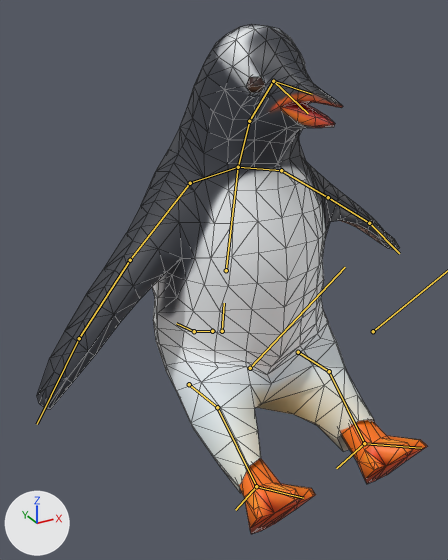
An edit to the glTF model assets/3D/Penguins/GentooPenguin/GentooPenguin.gltf, drawn before and after from the same camera.
Rendered twice from a 50 mm lens placed at (-0.473, -0.985, 0.935), pointed at (0.013, -0.103, 0.493). Arrows for +X, +Y and +Z are at lower left; the lights stay in place. Both versions are drawn at frame 10 of the action 'sway loop'; the numbers are the values there. The bones that bend it are drawn over the model as lines. Mesh edges are drawn as thin lines.

In view in the first picture: 'GentooPenguin'.
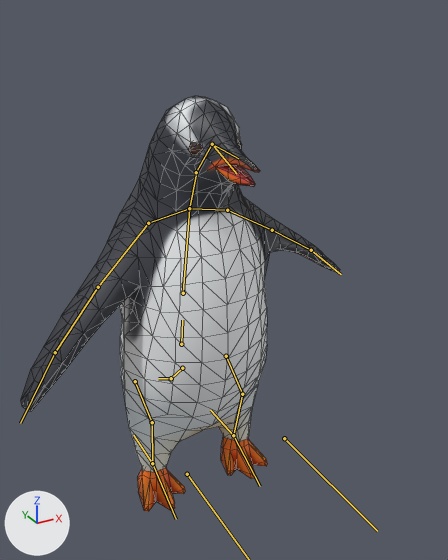
Patch to the scene script:
```diff
--- a/assets/3D/Penguins/GentooPenguin/GentooPenguin.gltf.py
+++ b/assets/3D/Penguins/GentooPenguin/GentooPenguin.gltf.py
@@ bone_lower_torso @@
 bone_lower_torso = bpy.data.objects['Armature'].pose.bones['Lower Torso']
-bone_lower_torso.location = (0.0, 0.134, 0.161)
+bone_lower_torso.location = (0.0, 0.0, 0.0)
@@ bone_left_upper_leg @@
 bone_left_upper_leg = bpy.data.objects['Armature'].pose.bones['Left Upper Leg']  # child of 'Lower Torso'
-bone_left_upper_leg.location = (0.001, 0.052, 0.074)
-bone_left_upper_leg.rotation_quaternion = (0.933, 0.359, 0.012, -0.015)  # degrees (42, 2, -1)
+bone_left_upper_leg.location = (0.0, 0.0, 0.0)
+bone_left_upper_leg.rotation_quaternion = (1.0, 0.0, 0.0, 0.0)  # degrees (0, 0, 0)
@@ bone_left_lower_leg @@
 bone_left_lower_leg = bpy.data.objects['Armature'].pose.bones['Left Lower Leg']  # child of 'Left Upper Leg'
-bone_left_lower_leg.rotation_quaternion = (0.975, 0.224, 0.0, 0.0)  # degrees (26, 0, 0)
+bone_left_lower_leg.rotation_quaternion = (1.0, 0.0, 0.0, 0.0)  # degrees (0, 0, 0)
@@ bone_left_foot @@
 bone_left_foot = bpy.data.objects['Armature'].pose.bones['Left Foot']  # child of 'Left Lower Leg'
-bone_left_foot.rotation_quaternion = (0.996, -0.093, 0.003, -0.007)  # degrees (-11, 0, -1)
+bone_left_foot.rotation_quaternion = (1.0, 0.0, 0.0, 0.0)  # degrees (0, 0, 0)
@@ bone_inner_tail @@
 bone_inner_tail = bpy.data.objects['Armature'].pose.bones['Inner Tail']  # child of 'Lower Torso'
-bone_inner_tail.location = (0.0, -0.003, -0.055)
-bone_inner_tail.rotation_quaternion = (0.987, -0.158, 0.0, 0.0)  # degrees (-18, 0, 0)
+bone_inner_tail.location = (0.0, 0.0, 0.0)
+bone_inner_tail.rotation_quaternion = (1.0, 0.0, 0.0, 0.0)  # degrees (0, 0, 0)
@@ bone_outer_tail @@
 bone_outer_tail = bpy.data.objects['Armature'].pose.bones['Outer Tail']  # child of 'Inner Tail'
-bone_outer_tail.rotation_quaternion = (1.0, 0.022, 0.0, 0.0)  # degrees (3, 0, 0)
+bone_outer_tail.rotation_quaternion = (1.0, 0.0, 0.0, 0.0)  # degrees (0, 0, 0)
@@ bone_right_upper_leg @@
 bone_right_upper_leg = bpy.data.objects['Armature'].pose.bones['Right Upper Leg']  # child of 'Lower Torso'
-bone_right_upper_leg.location = (-0.001, 0.052, 0.074)
-bone_right_upper_leg.rotation_quaternion = (0.933, 0.359, -0.009, 0.013)  # degrees (42, -2, 1)
+bone_right_upper_leg.location = (0.0, 0.0, 0.0)
+bone_right_upper_leg.rotation_quaternion = (1.0, 0.0, 0.0, 0.0)  # degrees (0, 0, 0)
@@ bone_right_lower_leg @@
 bone_right_lower_leg = bpy.data.objects['Armature'].pose.bones['Right Lower Leg']  # child of 'Right Upper Leg'
-bone_right_lower_leg.rotation_quaternion = (0.975, 0.224, 0.0, 0.0)  # degrees (26, 0, 0)
+bone_right_lower_leg.rotation_quaternion = (1.0, 0.0, 0.0, 0.0)  # degrees (0, 0, 0)
@@ bone_right_foot @@
 bone_right_foot = bpy.data.objects['Armature'].pose.bones['Right Foot']  # child of 'Right Lower Leg'
-bone_right_foot.rotation_quaternion = (0.996, -0.093, -0.004, 0.01)  # degrees (-11, 0, 1)
+bone_right_foot.rotation_quaternion = (1.0, 0.0, 0.0, 0.0)  # degrees (0, 0, 0)
```

Changed parts and their boxes (x1, y1, x2, y2) in the pictures (448 x 560 px):
'GentooPenguin', posed (18% narrower, 19% shorter): before (37, 24, 428, 534); after (21, 96, 340, 511)
bone 'Lower Torso', root to tip: before (222, 331) to (224, 303); after (181, 344) to (182, 320)
bone 'Left Upper Leg', root to tip: before (298, 352) to (329, 371); after (226, 356) to (242, 394)
bone 'Left Lower Leg', root to tip: before (329, 371) to (364, 443); after (242, 394) to (233, 435)
bone 'Left Foot', root to tip: before (364, 443) to (421, 448); after (233, 435) to (260, 486)
bone 'Inner Tail', root to tip: before (212, 331) to (194, 331); after (182, 368) to (171, 378)
bone 'Outer Tail', root to tip: before (194, 331) to (176, 323); after (171, 378) to (158, 378)
bone 'Right Upper Leg', root to tip: before (189, 384) to (217, 407); after (135, 381) to (152, 422)
bone 'Right Lower Leg', root to tip: before (217, 407) to (256, 486); after (152, 422) to (152, 463)
bone 'Right Foot', root to tip: before (256, 486) to (303, 498); after (152, 463) to (176, 519)
